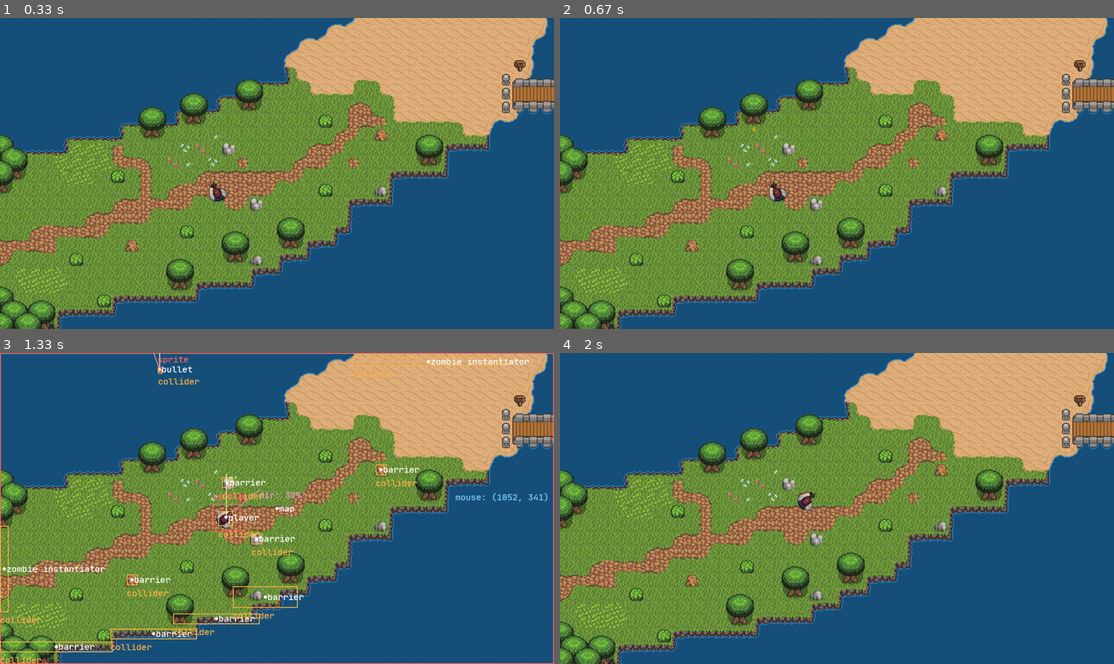
Above: before the commit, frames 1-4 (two rows, left to right).
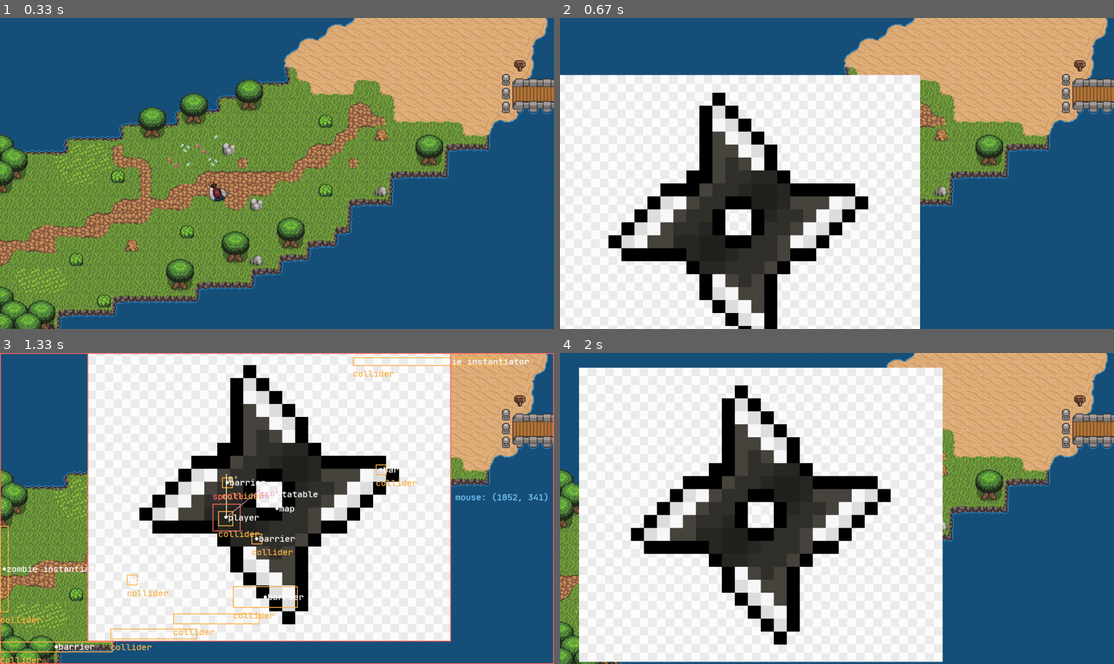
Above: after the commit, the same moments.

Repository: JNetoGH/Pygame-Zombies
Game: pygame game, started from main.py
Two runs of this game, one before a commit and one after it. Both use one fixed random seed, a clock stepped at 60 frames per second and the inputs below.
Inputs (mouse positions are in pixels of both pictures, inside the frame that each line leads up to):
- Up to frame 1 (0.33 s): no input
- Up to frame 2 (0.67 s): tap Space at 0.33 s
- Up to frame 3 (1.33 s): hold Right 0.67-1.13 s; tap Z at 0.73, 1.03, 1.23 s; hold Up from 1.17 s (still down); move the mouse to (454, 499) at 1.2 s
- Up to frame 4 (2 s): tap Z at 1.53 s; release Up at 1.63 s

Frame 1 is identical in both runs. In frame 2, 53% of the frame differs, in the area x 0-65%, y 18-100%; in frame 3, 60%; in frame 4, 62%, in the area x 3-70%, y 4-100%.

Commit message:
rotation matrix added

Diff:
--- a/JNeto_engine_lite/constants.py
+++ b/JNeto_engine_lite/constants.py
@@ -33,10 +33,10 @@
 GIZMOS_LINE_LENGTH = 100
 # gizmos caching (texs intantiations are to have in pygame, so i am caching them all)
 CACHED_0_ANGLE_TEXT = MY_FONT.render("0º", True, YELLOW_PASTEL, None)
-CACHED_ANGLES_TEXTS = [MY_FONT.render(f"dir: {i}º", True, PINK_PASTEL, None) for i in range(0, 361)]
+CACHED_ANGLES_TEXTS = [MY_FONT.render(f"{i}º", True, PINK_PASTEL, None) for i in range(0, 361)]
 
 
-def draw_special_gizmos(game_surface: Surface, position: Vector2, direction: Vector2, angle):
+def draw_special_gizmos(game_surface: Surface, position: Vector2, direction: Vector2, angle) -> None:
     # 0ª line
     end = position + Vector2(0, -1) * GIZMOS_LINE_LENGTH
     pygame.draw.line(game_surface, YELLOW_PASTEL, position, end, GIZMOS_WIDTH)
@@ -46,3 +46,15 @@
     end_player_dir = position + direction * GIZMOS_LINE_LENGTH
     pygame.draw.line(game_surface, PINK_PASTEL, position, end_player_dir, GIZMOS_WIDTH)
     game_surface.blit(CACHED_ANGLES_TEXTS[int(angle)], end_player_dir)
+
+
+def get_converted_angle_to_0_360_range(angle):
+    # 0 + what passed from 360
+    print(f"beore: {angle}")
+    if angle > 360:
+        angle = angle - 360
+    # 360 - what passed from 0
+    elif angle < 0:
+        angle = 360 - (angle * -1)
+    print(f"after: {angle}\n")
+    return angle
--- a/JNeto_engine_lite/game_loop.py
+++ b/JNeto_engine_lite/game_loop.py
@@ -47,8 +47,8 @@
             pygame.display.update()
 
             # DEBUGGIN
-            print(f"Total Game Objects in scene: {len(self.__CurrentScene.game_objects)}")
-            print()
+            # print(f"Total Game Objects in scene: {len(self.__CurrentScene.game_objects)}\n")
+
     @staticmethod
     def set_current_scene(scene: Scene):
         GameLoop.__CurrentScene = scene
--- a/game_object_player.py
+++ b/game_object_player.py
@@ -7,6 +7,7 @@
 from JNeto_engine_lite.scene_and_game_objects import GameObject
 from game_object_barrier import Barrier
 from game_object_bullet import Bullet
+from game_object_rotatable_projectile import RotatableProjectile
 from game_object_zombie_instantiator import ZombieInstantiator
 
 
@@ -44,9 +45,8 @@
         elif GameLoop.Horizontal_Axis == -1:
             self.angle = self.angle + self.angular_velocity * GameLoop.Delta_Time
 
-        # KEEPS THE ANGLE IN 0º <=> 360º RANGE (it works with a 7232º angle, but I prefer keeping it in this range)
-        self.angle = self.angle = 0 + (self.angle - 360) if self.angle > 360 else self.angle  # 0 + what passed from 360
-        self.angle = self.angle = 360 - (self.angle * -1) if self.angle < 0 else self.angle   # 360 - what passed from 0
+        # KEEPS THE ANGLE IN 0º <=> 360º RANGE (in order to work with my cached texts for perfromance)
+        self.angle = constants.get_converted_angle_to_0_360_range(self.angle)
 
         # ROTATION (towards angle)
         self.sprite.rotate_image(self.angle)
@@ -67,7 +67,8 @@
 
         # SHOOT
         if self.space_tracker.has_key_been_fired_at_this_frame:
-            self.scene.add_game_objects(Bullet(self.transform.get_position_copy(), self.direction, self.angle))
+            self.scene.add_game_objects(RotatableProjectile())
+            # self.scene.add_game_objects(Bullet(self.transform.get_position_copy(), self.direction, self.angle))
 
     def render_gizmos(self, game_surface: Surface):
         constants.draw_special_gizmos(game_surface, self.transform.get_position_copy(), self.direction, self.angle)
--- /dev/null
+++ b/game_object_rotatable_projectile.py
@@ -0,0 +1,40 @@
+from JNeto_engine_lite import constants
+from JNeto_engine_lite.components import Sprite
+from JNeto_engine_lite.game_loop import GameLoop
+from JNeto_engine_lite.scene_and_game_objects import GameObject
+from pygame import Vector2, Surface
+import math
+
+
+class RotatableProjectile(GameObject):
+
+    def __init__(self):
+        super().__init__("rotatable")
+
+        # sprite
+        sprite: Sprite = self.add_component(Sprite("res/shuriken.png"))
+
+        # ROTATION
+        self.player = None
+        self.angle = 0
+        self.angular_velocity = 5
+        self.DISTANCE_FROM_ORIGIN = 80
+
+    def start(self):
+        self.player: GameObject = self.scene.get_game_object("player")
+
+    def update(self):
+        # INCREASES THE AGLE USING THE ANGLUAR VELOCITY (framerate independent, used in the rotation bellow)
+        self.angle += self.angular_velocity * GameLoop.Delta_Time
+
+        # ROTATING AROUND THE ORIGIN (0,0) USING ROTATION MATRIX OPERATION
+        # clockwise equation:
+        #    x` = x * cos(θ) - y * sin(θ)
+        #    y` = x * sin(θ) + y * cos(θ)
+        current_position = Vector2(self.DISTANCE_FROM_ORIGIN, self.DISTANCE_FROM_ORIGIN)
+        new_position = Vector2(0, 0)
+        new_position.x = current_position.x * math.cos(self.angle) - current_position.y * math.sin(self.angle)
+        new_position.y = current_position.x * math.sin(self.angle) + current_position.y * math.cos(self.angle)
+
+        # MOVES THE ROTATE ITEM BACK TO PLAYER
+        self.transform.move_position(self.player.transform.get_position_copy() + new_position)
--- a/game_object_zombie.py
+++ b/game_object_zombie.py
@@ -55,16 +55,14 @@
         # converts radians to degrees
         self.angle_to_player = (rads * 180/math.pi) + 90  # +90º because the img faces ↑, so the default → turns ↑
 
-        # KEEPS THE ANGLE IN 0º <=> 360º RANGE (it works with a 7232º angle, but I prefer keeping it in this range)
-        self.angle_to_player = 0 + (self.angle_to_player - 360) if self.angle_to_player > 360 else self.angle_to_player # 0 + what passed from 360
-        self.angle_to_player = self.angle_to_player = 360 - (self.angle_to_player * -1) if self.angle_to_player < 0 else self.angle_to_player  # 360 - what passed from 0
+        # KEEPS THE ANGLE IN 0º <=> 360º RANGE (in order to work with my cached texts for perfromance)
+        self.angle_to_player = constants.get_converted_angle_to_0_360_range(self.angle_to_player)
 
         # ROTATION
         self.sprite.rotate_image(self.angle_to_player)
 
     def render_gizmos(self, game_surface: Surface):
         # distance to player
-        # pygame.draw.line(game_surface, constants.GREEN_PASTEL, self.transform.get_position_copy(), self.scene.get_game_object("player").transform.get_position_copy())
         constants.draw_special_gizmos(game_surface, self.transform.get_position_copy(), self.direction_to_player, self.angle_to_player)
 
     def destroy(self):
Binary file added: res/shuriken.png
